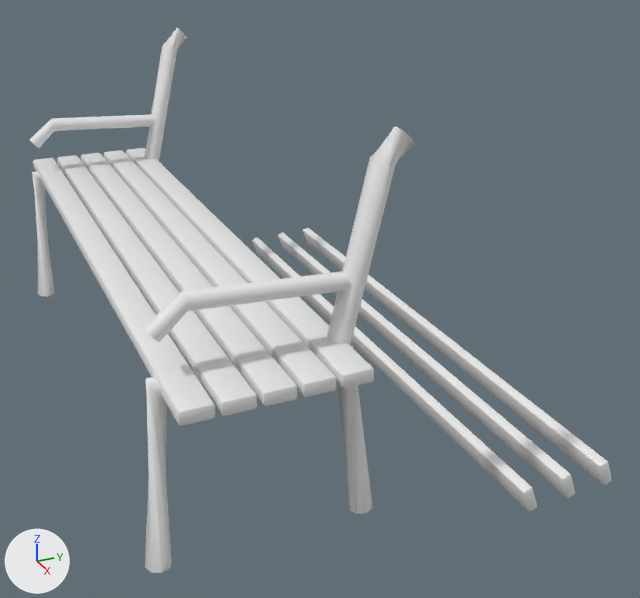
The glTF model wings/noir/models/bench.glb as it was, and as the next commit left it.
Both versions are drawn from a camera (50 mm lens) standing at (2.35, -0.56, 1.35) and looking at (0.15, 0.43, 0.25). The axes (+X, +Y, +Z) are drawn at lower left. The lights are the same throughout. The older version comes first. Objects named as collision shapes, trigger or cutter boxes, shadow casters or lower levels of detail are left out. Vertices at exactly the same position are counted once.

In view in the first picture: 'bench'.
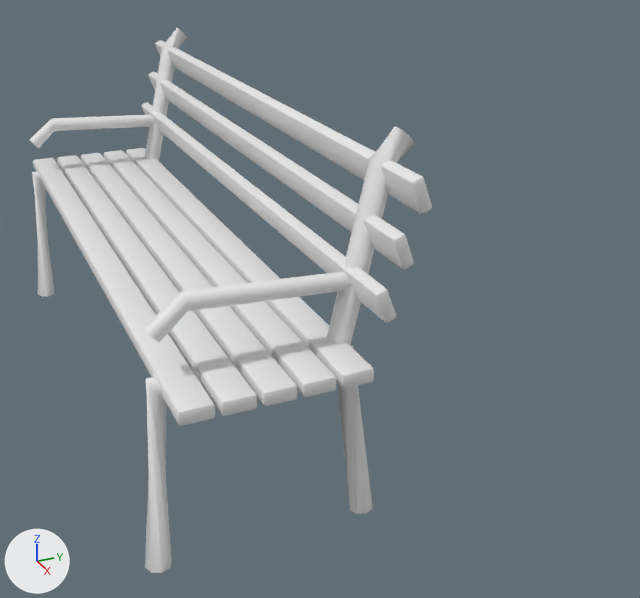
Pixel boxes (x1, y1, x2, y2) of what changed, in the pictures (640 x 598 px; the box of a moved part takes in the faces that stretch with it):
'bench', reshaped (31% narrower): before (29, 28, 612, 573); after (29, 28, 432, 573)
part 1 of me_bench, moved or reshaped: before (252, 237, 537, 512); after (142, 102, 396, 322)
part 2 of me_bench, moved or reshaped: before (278, 232, 575, 498); after (148, 72, 414, 269)
part 3 of me_bench, moved or reshaped: before (303, 228, 612, 485); after (155, 40, 432, 214)

Diff of the bpy script that builds the scene:
```diff
--- a/wings/noir/models/bench.glb.py
+++ b/wings/noir/models/bench.glb.py
@@ me_bench @@
 # used by ob_bench; location = (0.0, 0.0, 0.0)
-me_bench.from_pydata(...)  # 608 vertices, 1088 faces; spans x -0.95..0.95, y -0.28..0.89, z -0.04..0.92
+me_bench.from_pydata(...)  # 608 vertices, 1088 faces; spans x -0.95..0.95, y -0.28..0.35, z 0.0..0.92
+# me_bench part 1: the loose piece of 56 vertices spanning x -0.95..0.95, y 0.61..0.66, z -0.04..0.04 is moved by (0.0, -0.42, 0.6)
+# me_bench part 2: the loose piece of 56 vertices spanning x -0.95..0.95, y 0.73..0.78, z -0.03..0.04 is moved by (0.0, -0.5, 0.71)
+# me_bench part 3: the loose piece of 56 vertices spanning x -0.95..0.95, y 0.85..0.89, z -0.03..0.05 is moved by (0.0, -0.58, 0.81)
 me_bench.materials.append(mat_iron)
```
